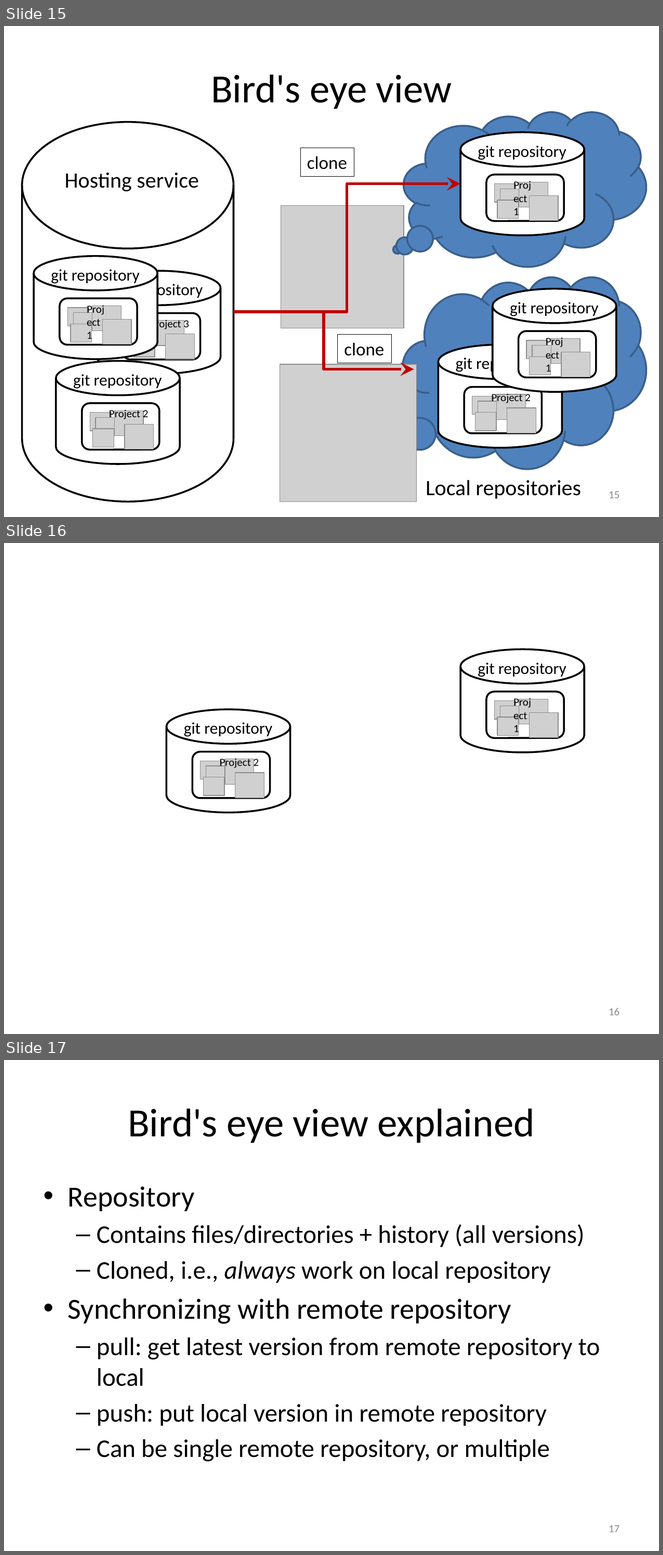
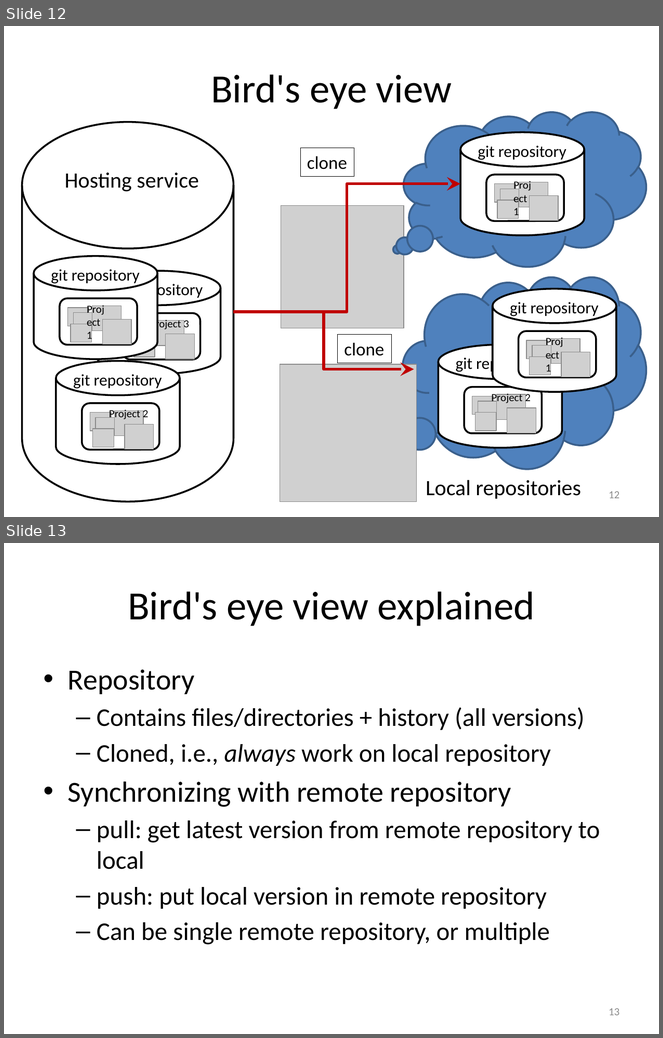
Before and after one commit to gjbex/Version-control-with-git, a slide deck: version_control_git.pptx. Shown one above the other, each under a label of ours: slides 15, 16 and 17 before the commit, slides 12 and 13 after it. The pictures are 663x1555 and 663x1038 pixels, drawn with LibreOffice and Linux fonts; fonts in the diff are those of the drawing; grey boxes stand for pictures. Boxes give left, top, right and bottom in pixels: in the first picture for what was removed or moved away, otherwise in the second. Text is boxed around its words. In the diff, an @@ line names an element or a change of style, - is before the commit and + after.

```diff
--- a/version_control_git.pptx
+++ b/version_control_git.pptx
@@ slide 16 removed at <box>4,543,659,1034</box>, background #FFFFFF @@
@@ group removed at <box>461,649,584,752</box>: 5 pictures, 2 texts, 1 cylinder, 1 rounded rectangle @@
-git repository
-Project 1
@@ group removed at <box>166,709,291,812</box>: 5 pictures, 2 texts, 1 cylinder, 1 rounded rectangle @@
-git repository
-Project 2
@@ page number removed at <box>609,1008,620,1016</box> @@
-16
@@ what was slide 15 is now slide 12 @@
@@ page number at <box>609,491,620,499</box>: text changed @@
-15
+12
@@ what was slide 17 is now slide 13 @@
@@ page number at <box>609,1008,620,1016</box>: text changed @@
-17
+13
```
Also in this commit, not shown: 1 slide changed, 3 other slides removed.
